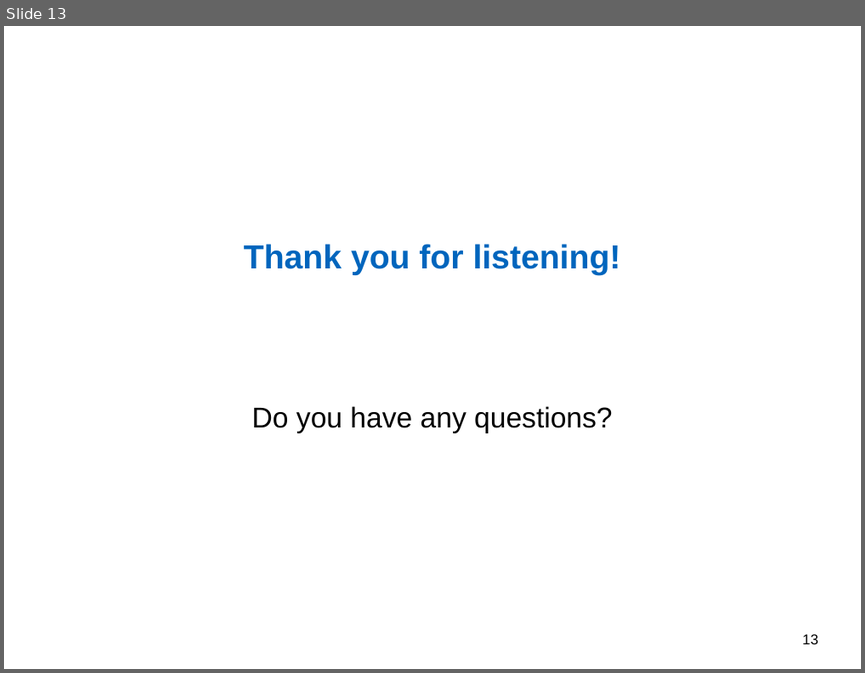
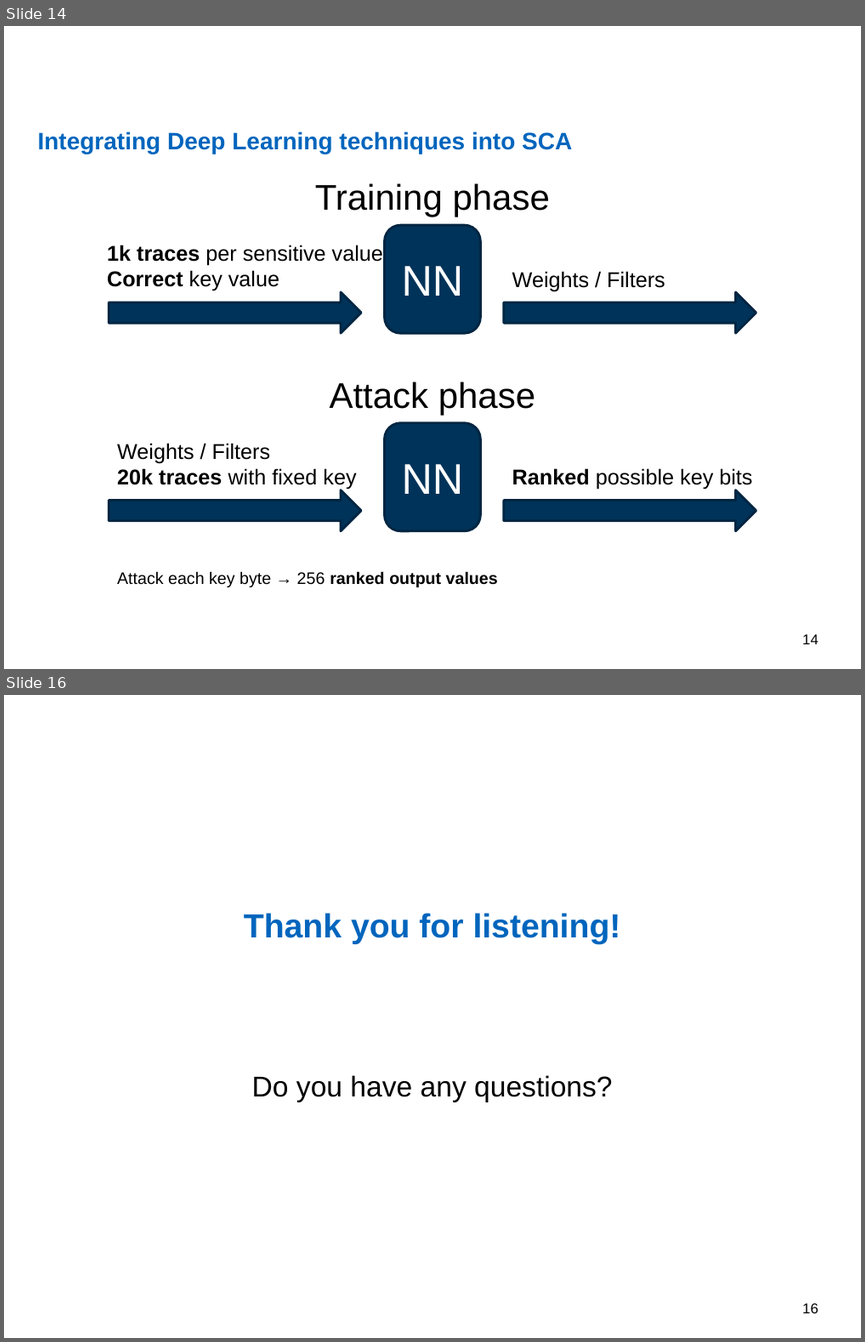
Before and after one commit to nimarb/deep-learning-sca-paper, a slide deck: deep-learning-sca-paper-presentation.pptx. Shown one above the other, each under a label of ours: slide 13 before the commit, slides 14 and 16 after it; the slides between them are not shown. The pictures are 865x673 and 865x1342 pixels, drawn with LibreOffice and Linux fonts; fonts in the diff are those of the drawing; background and template pictures are left out. Boxes give left, top, right and bottom in pixels: in the first picture for what was removed or moved away, otherwise in the second. Text is boxed around its words. In the diff, an @@ line names an element or a change of style, - is before the commit and + after.

```diff
--- a/deep-learning-sca-paper-presentation.pptx
+++ b/deep-learning-sca-paper-presentation.pptx
@@ slide 14 added at [4,26,861,669], background #FFFFFF @@
@@ title added at [38,131,572,154], 20 pt, text #0065BD, bold @@
+Integrating Deep Learning techniques into SCA
@@ text added at [315,183,550,217], 30 pt, text #000000 @@
+Training phase
@@ group added at [107,225,756,333]: 2 right arrows, 2 texts, 1 rounded rectangle @@
+NN
+1k traces per sensitive value
+Correct key value
+Weights / Filters
@@ text added at [330,381,535,414], 30 pt, text #000000 @@
+Attack phase
@@ group added at [109,423,756,531]: 2 right arrows, 2 texts, 1 rounded rectangle @@
+NN
+Weights / Filters
+20k traces with fixed key
+Ranked possible key bits
@@ text added at [117,571,498,587], 14 pt, text #000000 @@
+Attack each key byte → 256 ranked output values
@@ page number added at [802,634,818,644], 12 pt, text #000000 @@
+14
@@ what was slide 13 is now slide 16 @@
@@ page number at [802,1303,818,1313]: text changed @@
-13
+16
```
Also in this commit, not shown: 9 slides changed, 5 other slides added, 3 slides removed, 4 other files.
